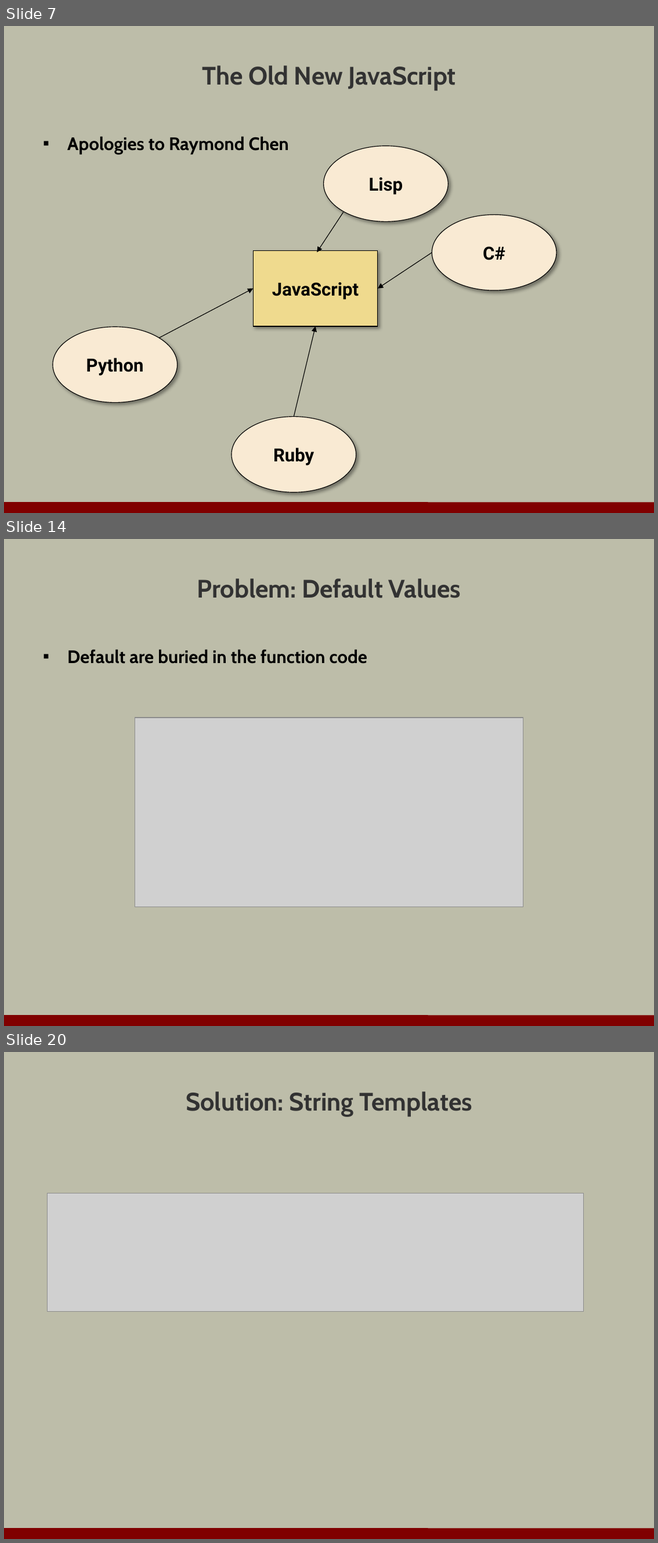
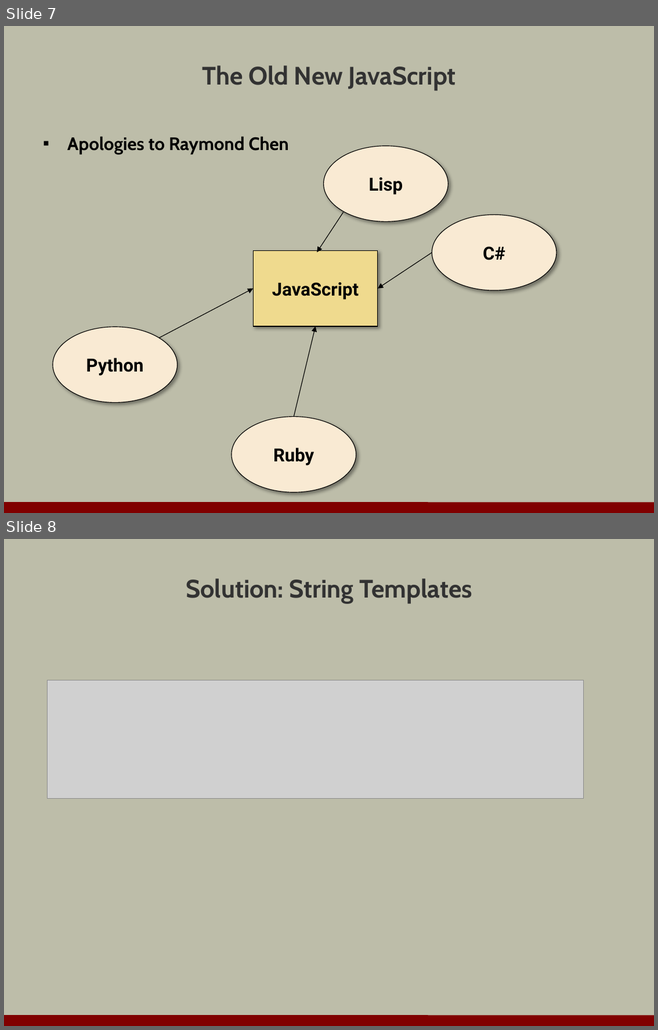
Before and after one commit to OdeToCode/classes, a slide deck: assorted/evolution_of_js.pptx. Shown one above the other, each under a label of ours: slides 7, 14 and 20 before the commit, slides 7 and 8 after it; the slides between them are not shown. The pictures are 658x1543 and 658x1030 pixels, drawn with LibreOffice and Linux fonts; fonts in the diff are those of the drawing; grey boxes stand for pictures; background and template pictures are left out. Boxes give left, top, right and bottom in pixels: in the first picture for what was removed or moved away, otherwise in the second. Text is boxed around its words. In the diff, an @@ line names an element or a change of style, - is before the commit and + after.

```diff
--- a/assorted/evolution_of_js.pptx
+++ b/assorted/evolution_of_js.pptx
@@ slide 14 removed at (4,539,654,1026), background #BDBDA9; not listed: 1 template element that a slide beside it also shows @@
@@ title removed at (197,578,461,598) @@
-Problem: Default Values
@@ text removed at (67,649,367,664) @@
-▪ Default are buried in the function code
@@ picture removed at (135,718,523,907) @@
@@ what was slide 20 is now slide 8 @@
```
Also in this commit, not shown: 2 slides changed, 16 slides added, 16 other slides removed.
